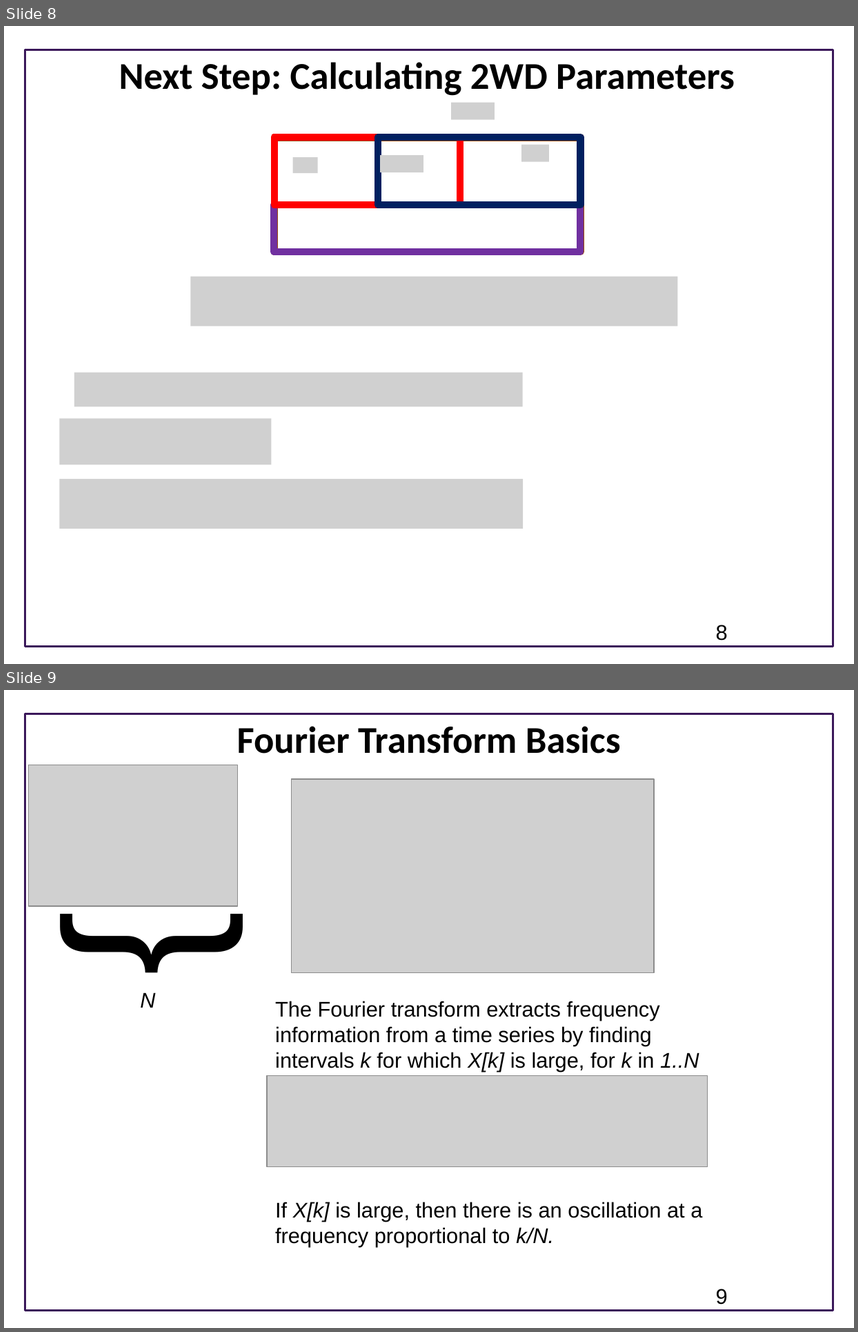
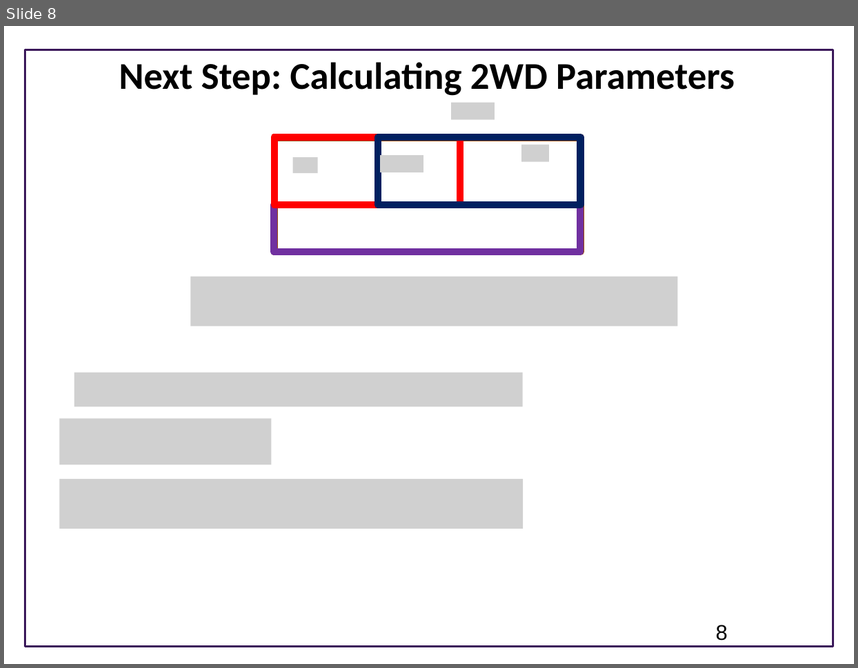
Before and after one commit to ModelEngineering/BIOEN-437, a slide deck: Lectures/Design-Of-Experiments/doe_programming.pptx. Shown one above the other, each under a label of ours: slides 8 and 9 before the commit, slide 8 after it. The pictures are 858x1332 and 858x668 pixels, drawn with LibreOffice and Linux fonts; fonts in the diff are those of the drawing; grey boxes stand for pictures; background and template pictures are left out. Boxes give left, top, right and bottom in pixels: in the first picture for what was removed or moved away, otherwise in the second. Text is boxed around its words. In the diff, an @@ line names an element or a change of style, - is before the commit and + after.

```diff
--- a/Lectures/Design-Of-Experiments/doe_programming.pptx
+++ b/Lectures/Design-Of-Experiments/doe_programming.pptx
@@ slide 9 removed at (4, 690, 854, 1328), background #FFFFFF; not listed: 1 template element that a slide beside it also shows @@
@@ title removed at (237, 726, 621, 753) @@
-Fourier Transform Basics
@@ picture removed at (29, 765, 238, 906) @@
@@ picture removed at (291, 779, 653, 973) @@
@@ text removed at (4, 900, 248, 984) @@
-{
@@ text removed at (140, 992, 155, 1007) @@
-N
@@ text removed at (275, 1000, 699, 1072) @@
-The Fourier transform extracts frequency information from a time series by finding intervals k for which X[k] is large, for k in 1..N
@@ picture removed at (267, 1075, 707, 1166) @@
@@ text removed at (275, 1201, 702, 1247) @@
-If X[k] is large, then there is an oscillation at a frequency proportional to k/N.
@@ page number removed at (716, 1288, 728, 1304) @@
-9
```
Also in this commit, not shown: 1 slide changed, 8 slides added, 7 other files.
